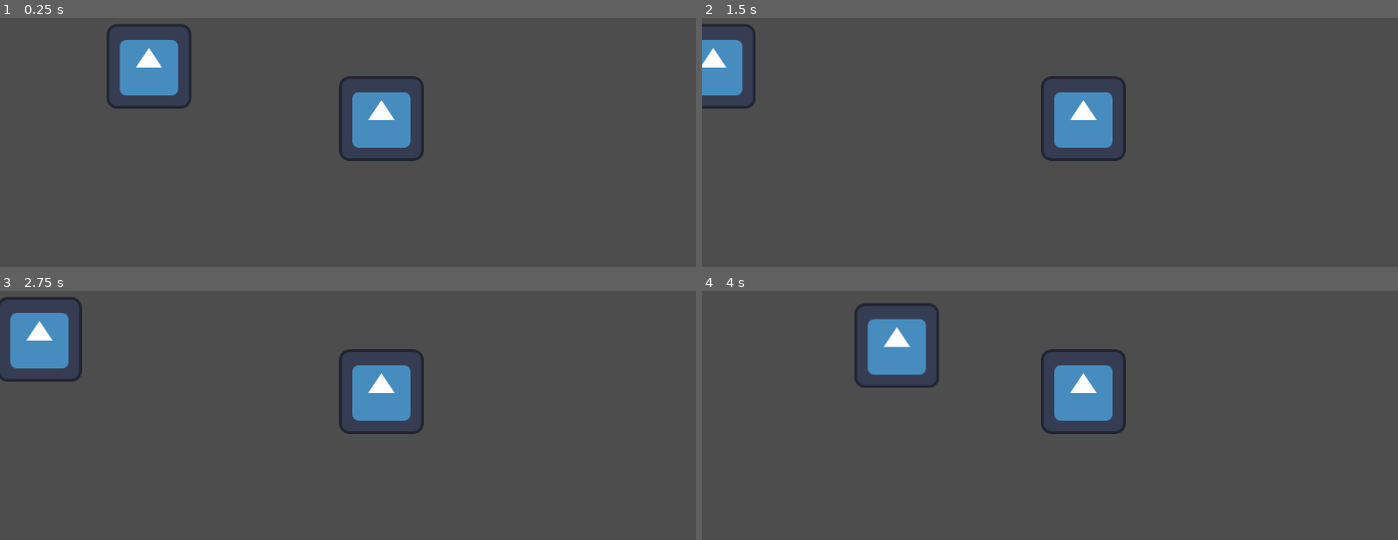
Above: before the commit, frames 1-4 (two rows, left to right).
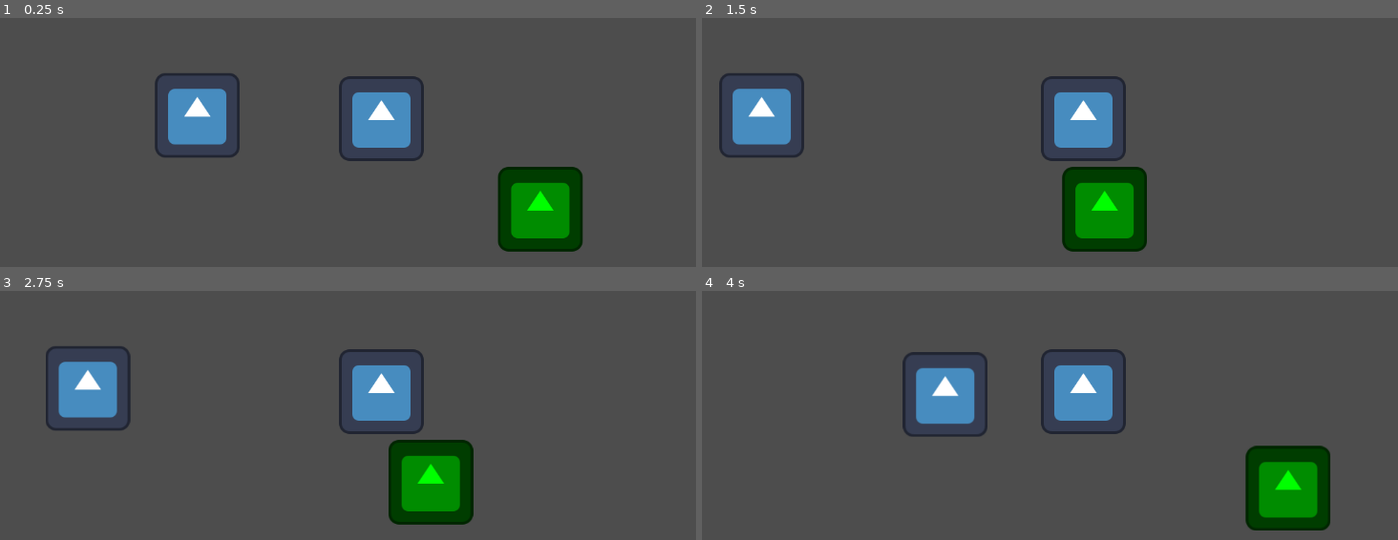
Above: after the commit, the same moments.

Repository: AAF-07/Game-jam
Game: Godot game, scene res://Scene/level.tscn
Same seed, same stepped clock (60 frames per second), same inputs: the game is played once before the commit and once after it. The engine's default icon, where the game draws it, is replaced by a stand-in: a white triangle on a blue panel in a dark square.
Inputs:
- Up to frame 1 (0.25 s): no input
- Up to frame 2 (1.5 s): tap Enter at 0.5 s; hold Shift (run) 0.53-1.28 s; hold Right (right) from 0.53 s (still down); tap Up (ui_up) at 0.77 s; tap Shift (run) at 1.35 s
- Up to frame 3 (2.75 s): tap Up (ui_up) at 1.52 s; release Right (right) at 2.03 s; hold Left (left) from 2.03 s (still down); hold Shift (run) from 2.03 s (still down)
- Up to frame 4 (4 s): keep holding Left (left); release Shift (run) at 2.78 s; tap Shift (run) at 2.85 s; tap Up (ui_up) at 3.02, 3.77 s; hold Shift (run) from 3.53 s (still down)

The runs differ from the first frame. In frame 1, 8.7% of the frame differs, in the area x 15-84%, y 2-94%; in frame 2, 7.9%; in frame 3, 8.7%; in frame 4, 8.8%, in the area x 21-91%, y 4-97%.

Commit message:
add monster

Diff:
--- a/Scene/level.tscn
+++ b/Scene/level.tscn
@@ -1,7 +1,8 @@
 [gd_scene format=3 uid="uid://b5myhbv8ntedf"]
 
 [ext_resource type="PackedScene" uid="uid://dp2qkl1hb871u" path="res://Scene/player.tscn" id="1_7wcfd"]
-[ext_resource type="Texture2D" uid="uid://barq67eed08is" path="res://icon.svg" id="2_3bu56"]
+[ext_resource type="PackedScene" uid="uid://cqdc1mtuol43a" path="res://Scene/soul.tscn" id="2_3bu56"]
+[ext_resource type="PackedScene" uid="uid://bk8qoml0er6q5" path="res://Scene/monster.tscn" id="3_jnrmd"]
 
 [node name="Node2D" type="Node2D" unique_id=992683157]
 
@@ -10,6 +11,8 @@
 
 [node name="Camera2D" type="Camera2D" parent="Player" unique_id=1279136179]
 
-[node name="Icon" type="Sprite2D" parent="." unique_id=1851808827]
-position = Vector2(227, 237)
-texture = ExtResource("2_3bu56")
+[node name="Soul" parent="." unique_id=1745937791 instance=ExtResource("2_3bu56")]
+position = Vector2(300, 311)
+
+[node name="Monster" parent="." unique_id=2068469295 instance=ExtResource("3_jnrmd")]
+position = Vector2(820, 449)
--- /dev/null
+++ b/Scene/monster.tscn
@@ -0,0 +1,16 @@
+[gd_scene format=3 uid="uid://bk8qoml0er6q5"]
+
+[ext_resource type="Texture2D" uid="uid://barq67eed08is" path="res://icon.svg" id="1_xxklr"]
+
+[sub_resource type="CircleShape2D" id="CircleShape2D_xxklr"]
+radius = 64.40497
+
+[node name="Monster" type="Node2D" unique_id=2068469295]
+
+[node name="Sprite2D" type="Sprite2D" parent="." unique_id=402370689]
+modulate = Color(0, 1, 0, 1)
+position = Vector2(-2, 4)
+texture = ExtResource("1_xxklr")
+
+[node name="CollisionShape2D" type="CollisionShape2D" parent="." unique_id=1265782429]
+shape = SubResource("CircleShape2D_xxklr")
--- a/Scene/player.tscn
+++ b/Scene/player.tscn
@@ -1,6 +1,6 @@
 [gd_scene format=3 uid="uid://dp2qkl1hb871u"]
 
-[ext_resource type="Script" uid="uid://ddelvlbb6kbu4" path="res://Scene/player.gd" id="1_y8w33"]
+[ext_resource type="Script" uid="uid://ddelvlbb6kbu4" path="res://script/player.gd" id="1_y8w33"]
 [ext_resource type="Texture2D" uid="uid://barq67eed08is" path="res://icon.svg" id="2_xa75v"]
 
 [sub_resource type="RectangleShape2D" id="RectangleShape2D_58ae2"]
--- /dev/null
+++ b/Scene/soul.tscn
@@ -0,0 +1,18 @@
+[gd_scene format=3 uid="uid://cqdc1mtuol43a"]
+
+[ext_resource type="Script" uid="uid://cjpeualotuf2x" path="res://script/soul.gd" id="1_558ob"]
+[ext_resource type="Texture2D" uid="uid://barq67eed08is" path="res://icon.svg" id="1_ynk43"]
+
+[sub_resource type="CircleShape2D" id="CircleShape2D_558ob"]
+radius = 67.20863
+
+[node name="Soul" type="Area2D" unique_id=1745937791]
+script = ExtResource("1_558ob")
+
+[node name="sprite" type="Sprite2D" parent="." unique_id=1876881119]
+texture = ExtResource("1_ynk43")
+
+[node name="CollisionShape2D" type="CollisionShape2D" parent="." unique_id=11611303]
+shape = SubResource("CircleShape2D_558ob")
+
+[connection signal="body_entered" from="." to="." method="_on_body_entered"]
--- /dev/null
+++ b/script/soul.gd
@@ -0,0 +1,5 @@
+extends Area2D
+
+func _on_body_entered(_body: Node2D) -> void:
+	print("tes")
+	queue_free()
Renamed: Scene/player.gd -> script/player.gd
Renamed: Scene/player.gd.uid -> script/player.gd.uid
Not shown, added: script/soul.gd.uid
